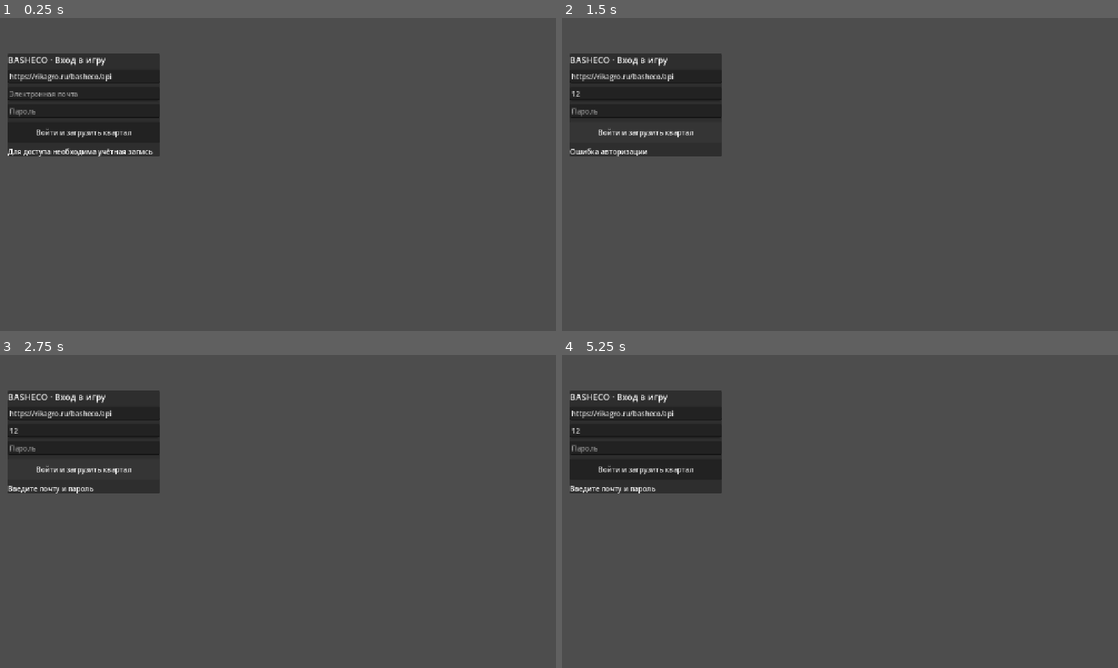
Above: before the commit, frames 1-4 (two rows, left to right).
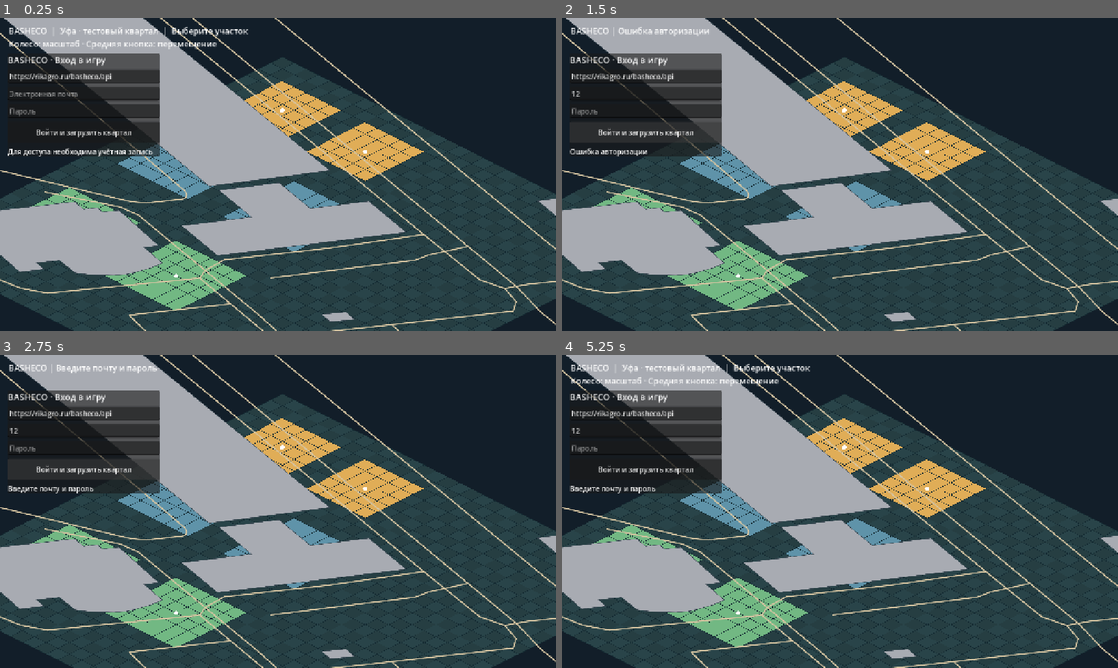
Above: after the commit, the same moments.

Repository: maillunex-lang/basheco
Game: Godot game, scene res://scenes/world.tscn
The game is run twice, just before and just after one commit, with the same random seed, the same clock (stepped at 60 frames per second) and the same inputs.
Inputs (mouse positions are in pixels of both pictures, inside the frame that each line leads up to):
- Up to frame 1 (0.25 s): no input
- Up to frame 2 (1.5 s): click (645, 93) at 0.52 s; type "12" at 0.6 s; click (645, 111) at 0.75 s; type "12" at 0.83 s; click "Войти и загрузить квартал" at 1.25 s
- Up to frame 3 (2.75 s): click "Войти и загрузить квартал" at 2 s
- Up to frame 4 (5.25 s): click "Войти и загрузить квартал" at 2.75 s; tap Enter at 3.5, 5 s; move the mouse to (962, 495) at 3.52 s; hold G 3.53-4.25 s; click (962, 495) at 3.67 s; tap Space at 4.25 s; drag from (728, 527) to (812, 574) at 4.27 s; move the mouse to (895, 442) at 5.02 s; hold G from 5.03 s (still down); click (895, 442) at 5.17 s

The runs differ from the first frame. In frame 1, 92% of the frame differs, in the area x 0-100%, y 0-100%; in frame 2, 92%; in frame 3, 92%; in frame 4, 92%.
Error before the commit: Parse Error: Expected statement, found "elif" instead. (res://scripts/world.gd:104)

Commit message:
fix(godot): correct touch event branch indentation

Diff:
--- a/client/scripts/world.gd
+++ b/client/scripts/world.gd
@@ -101,7 +101,7 @@
         queue_redraw()
     elif event is InputEventMouseMotion and dragging:
         camera_offset += event.relative
-        elif event is InputEventScreenTouch:
+    elif event is InputEventScreenTouch:
         if event.pressed:
             touches[event.index] = event.position
         else:
